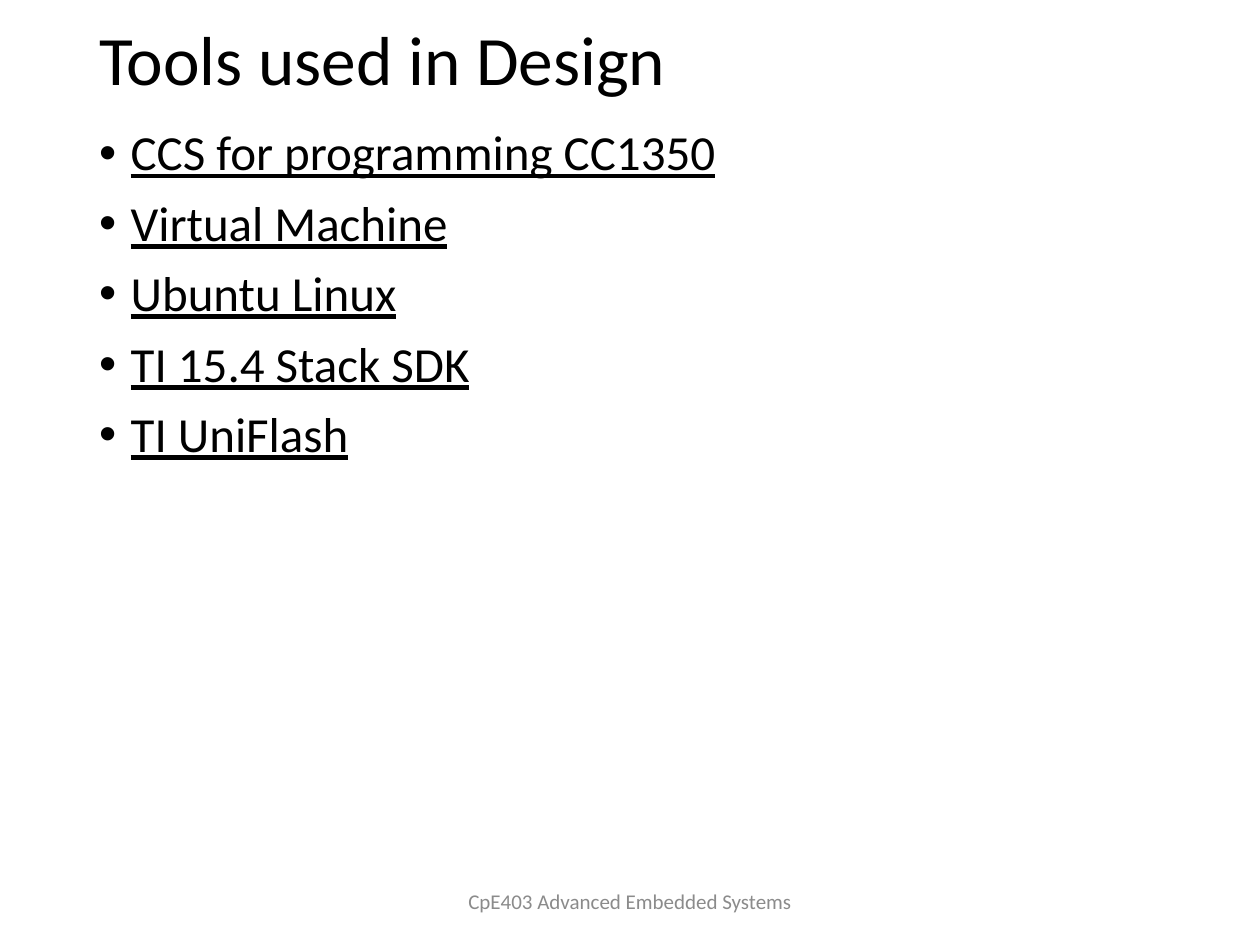
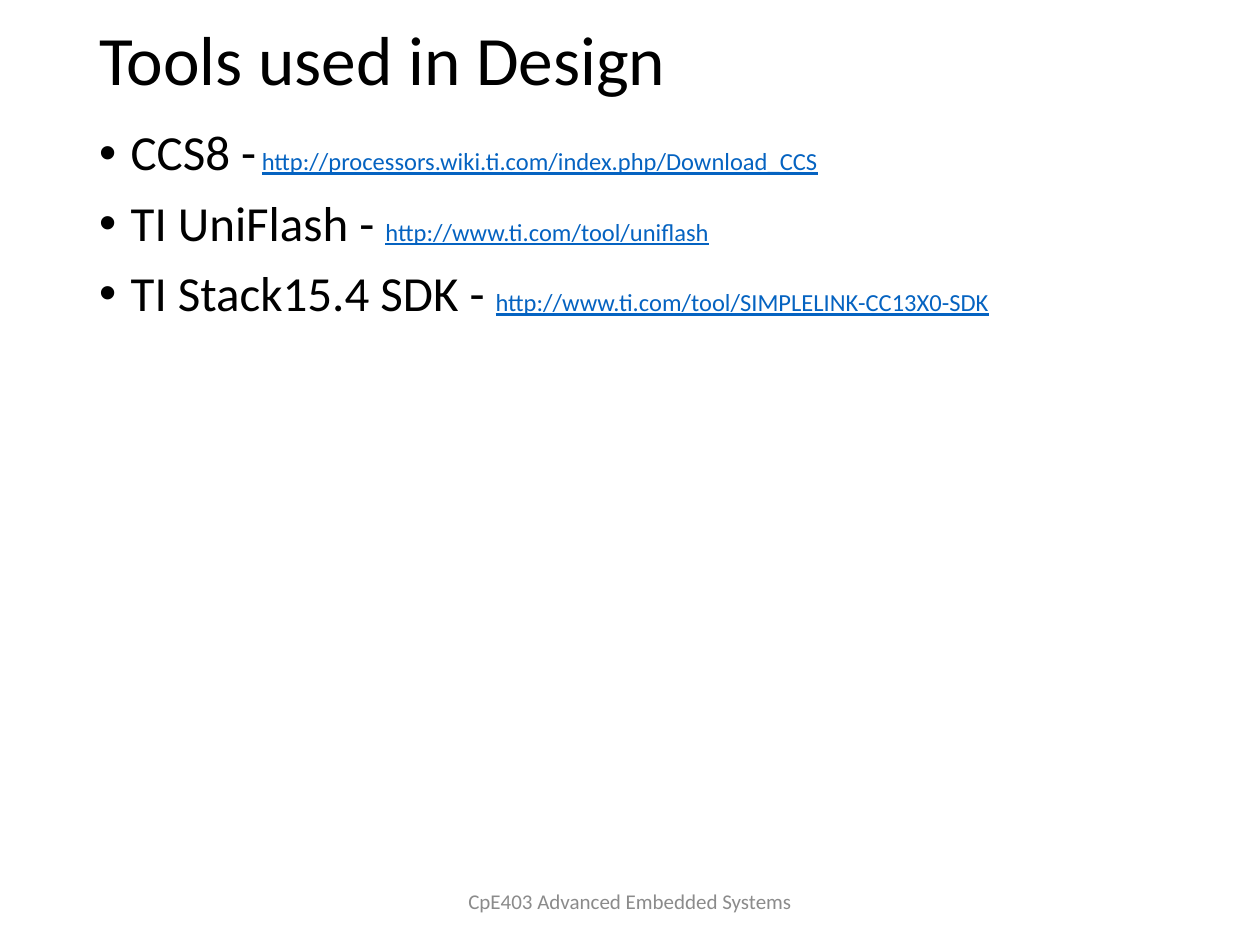
Before and after one commit to TraceStewart/epc304llaf8102vlnu, a slide deck: slide 5 of Final/CpE403_Project_F2018.pptx. Drawn at 1260x945 pixels with LibreOffice and Linux fonts; fonts in the diff are those of the drawing. Boxes give left, top, right and bottom in pixels: in the first picture for what was removed or moved away, otherwise in the second. Text is boxed around its words. In the diff, an @@ line names an element or a change of style, - is before the commit and + after.

```diff
--- a/Final/CpE403_Project_F2018.pptx
+++ b/Final/CpE403_Project_F2018.pptx
@@ text at bbox=[131, 136, 989, 316]: text changed; size 28 to 14 pt; text colour #000000 to #0563C1 @@
-• CCS for programming CC1350
-• Virtual Machine
-• Ubuntu Linux
-• TI 15.4 Stack SDK
-• TI UniFlash
+• CCS8 - http://processors.wiki.ti.com/index.php/Download_CCS
+• TI UniFlash - http://www.ti.com/tool/uniflash
+• TI Stack15.4 SDK - http://www.ti.com/tool/SIMPLELINK-CC13X0-SDK
```
Also in this commit, not shown: 8 other slides changed, 2 slides added, 4 slides removed, 1 other file.
